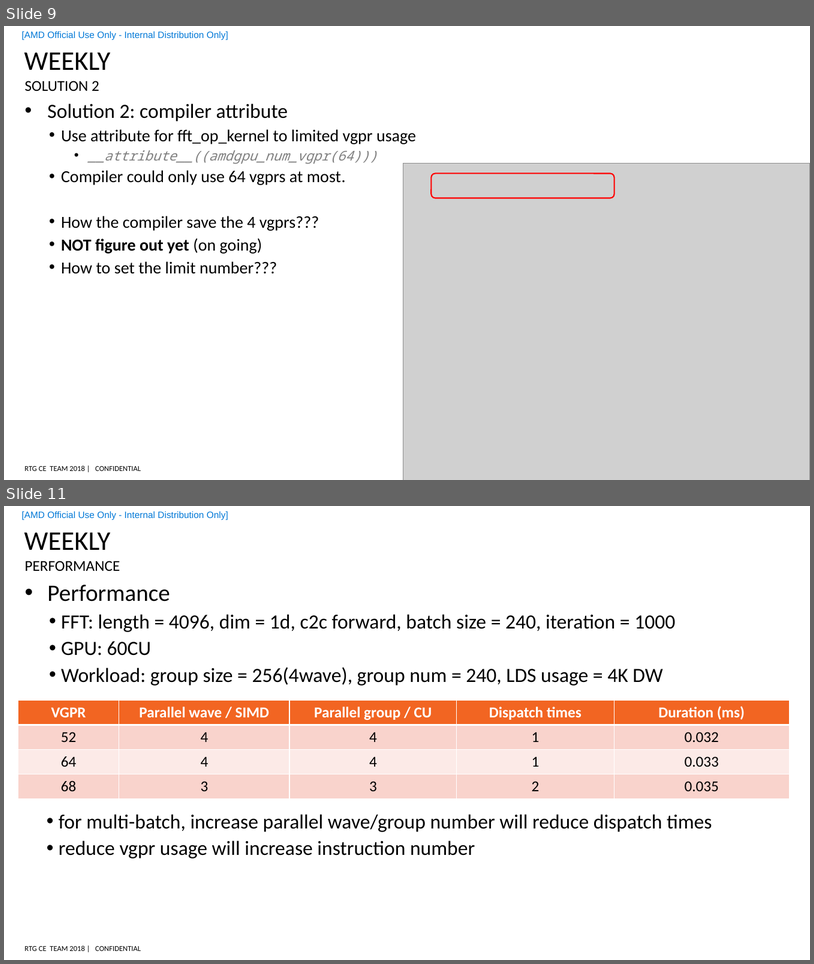
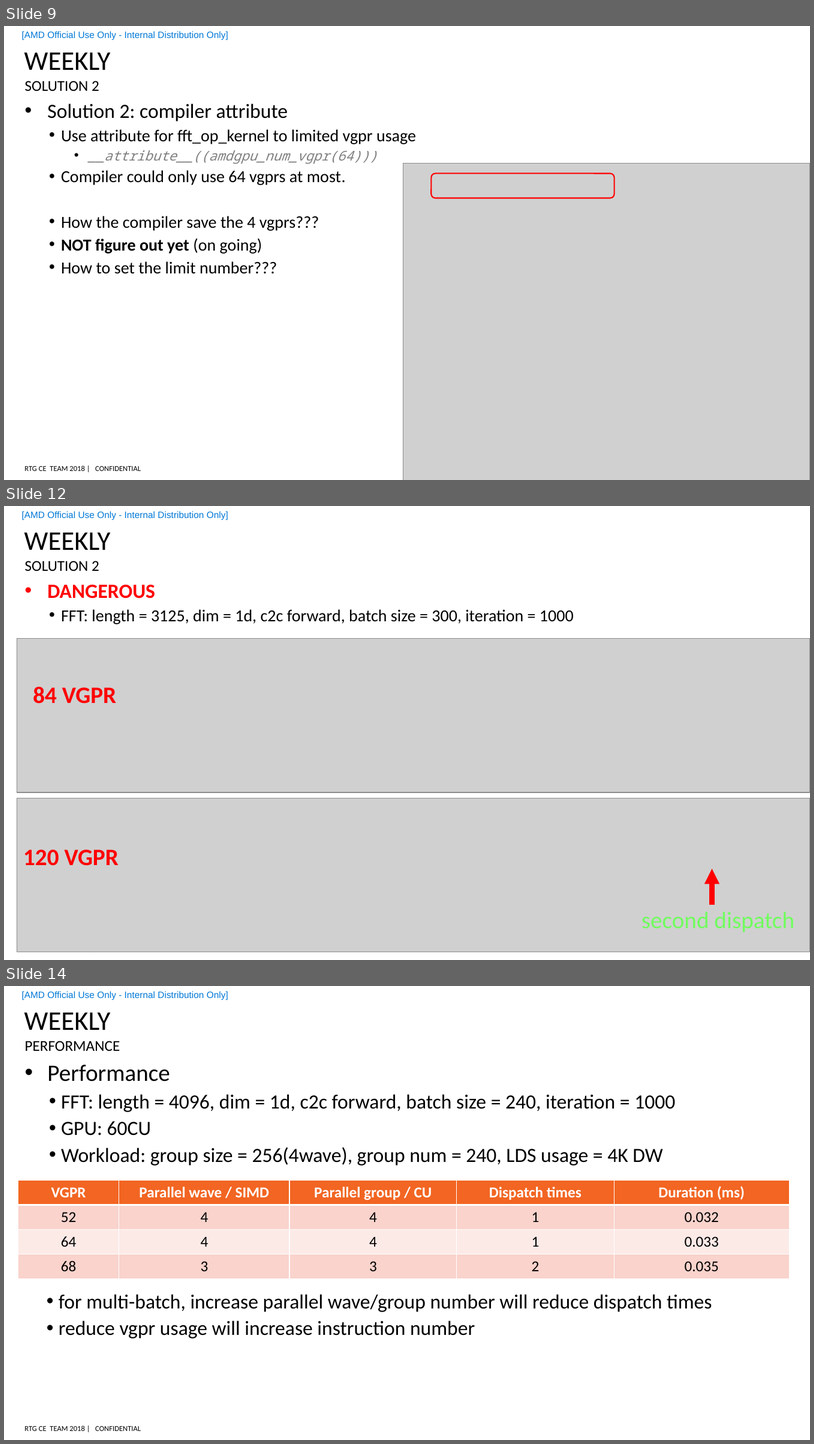
Before and after one commit to feifei14119/fft_test, a slide deck: work_vgpr_4096/reduce vgpr.pptx. Shown one above the other, each under a label of ours: slides 9 and 11 before the commit, slides 9, 12 and 14 after it; the slides between them are not shown. The pictures are 814x964 and 814x1444 pixels, drawn with LibreOffice and Linux fonts; fonts in the diff are those of the drawing; grey boxes stand for pictures; background and template pictures are left out. Boxes give left, top, right and bottom in pixels: in the first picture for what was removed or moved away, otherwise in the second. Text is boxed around its words. In the diff, an @@ line names an element or a change of style, - is before the commit and + after.

Commit message:
vgpr usage test for 3125

```diff
--- a/work_vgpr_4096/reduce vgpr.pptx
+++ b/work_vgpr_4096/reduce vgpr.pptx
@@ slide 12 added at [4, 506, 810, 960], background #FFFFFF; not listed: 3 template elements that a slide beside it also shows @@
@@ title added at [24, 532, 111, 550], 32 pt, text #000000 @@
+WEEKLY
@@ text added at [25, 561, 99, 571], 18 pt, text #000000 @@
+SOLUTION 2
@@ text added at [47, 585, 574, 624], 20 pt, text #000000 @@
+• DANGEROUS
+  • FFT: length = 3125, dim = 1d, c2c forward, batch size = 300, iteration = 1000
@@ picture added at [17, 639, 810, 793] @@
@@ text added at [33, 687, 116, 703], 28 pt, text #FF0000, bold @@
+84 VGPR
@@ picture added at [17, 798, 810, 952] @@
@@ text added at [23, 849, 119, 865], 28 pt, text #FF0000, bold @@
+120 VGPR
@@ arrow added from (713, 904) to (713, 868), #FF0000 6 pt @@
@@ text added at [642, 912, 795, 931], 28 pt, text #70FF5D @@
+second dispatch
@@ what was slide 11 is now slide 14 @@
```
Also in this commit, not shown: 2 slides changed, 2 other slides added, 13 other files.
